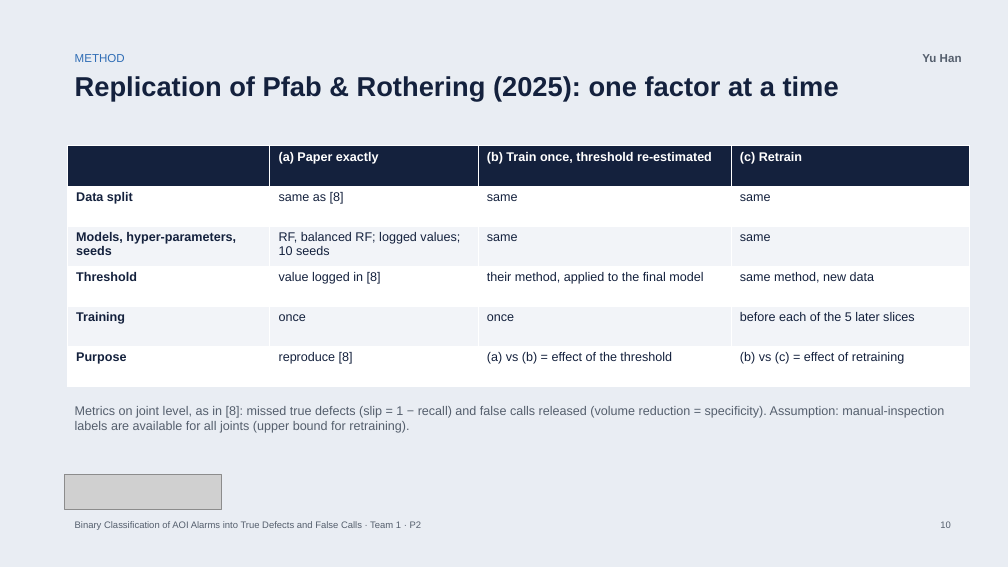
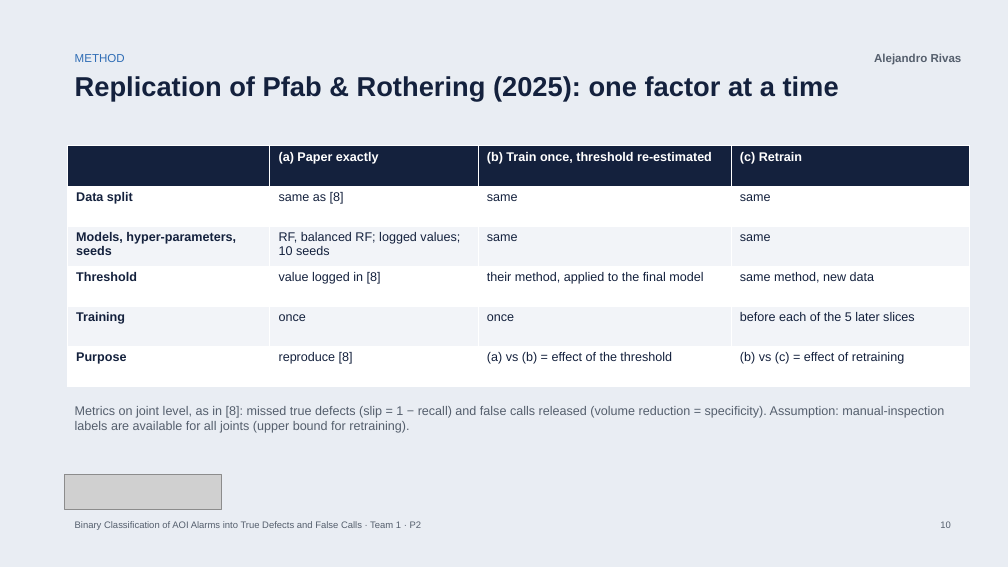
Before and after one commit to bodhi584/aoi-false-call-classification, a slide deck: slide 10 of docs/slides_p2.pptx. Drawn at 1008x567 pixels with LibreOffice and Linux fonts; fonts in the diff are those of the drawing; grey boxes stand for pictures. Boxes give left, top, right and bottom in pixels: in the first picture for what was removed or moved away, otherwise in the second. Text is boxed around its words. In the diff, an @@ line names an element or a change of style, - is before the commit and + after.

```diff
--- a/docs/slides_p2.pptx
+++ b/docs/slides_p2.pptx
@@ text at (874,53,962,65): text changed @@
-Yu Han
+Alejandro Rivas
```
Also in this commit, not shown: 10 other slides changed, 1 other file.
